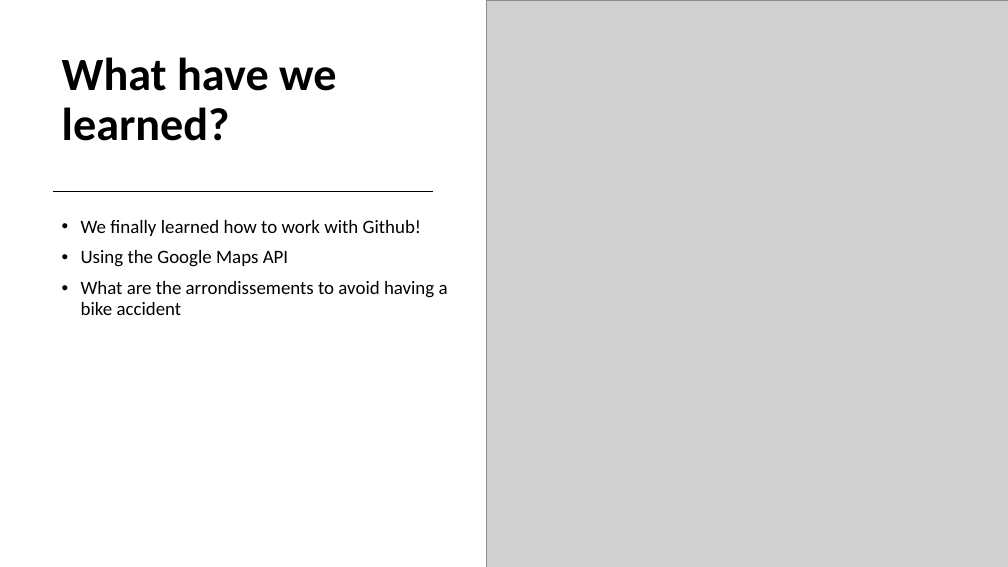
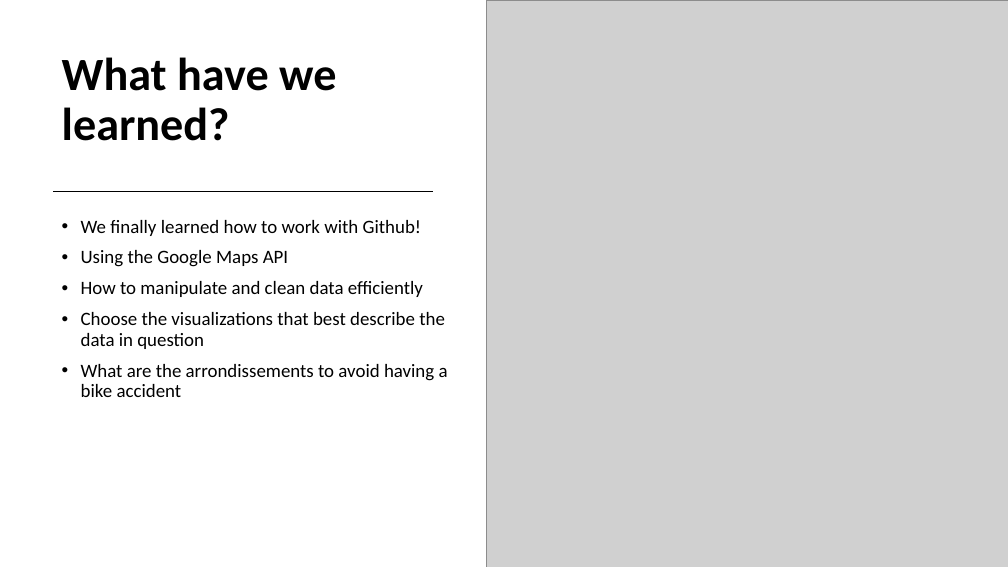
Before and after one commit to tmcdonald92/Bike-Traffic-In-Paris, a slide deck: slide 14 of Statistical Analysis of the Bike Traffic in Paris/Bike Traffic in Paris.pptx. Drawn at 1008x567 pixels with LibreOffice and Linux fonts; fonts in the diff are those of the drawing; grey boxes stand for pictures. Boxes give left, top, right and bottom in pixels: in the first picture for what was removed or moved away, otherwise in the second. Text is boxed around its words. In the diff, an @@ line names an element or a change of style, - is before the commit and + after.

Commit message:
Presentation
Updated the presentation

```diff
--- a/Statistical Analysis of the Bike Traffic in Paris/Bike Traffic in Paris.pptx
+++ b/Statistical Analysis of the Bike Traffic in Paris/Bike Traffic in Paris.pptx
@@ text at <box>81,281,445,349</box>: paragraphs added @@
+• How to manipulate and clean data efficiently
+• Choose the visualizations that best describe the data in question
```
Also in this commit, not shown: 1 other slide changed.
